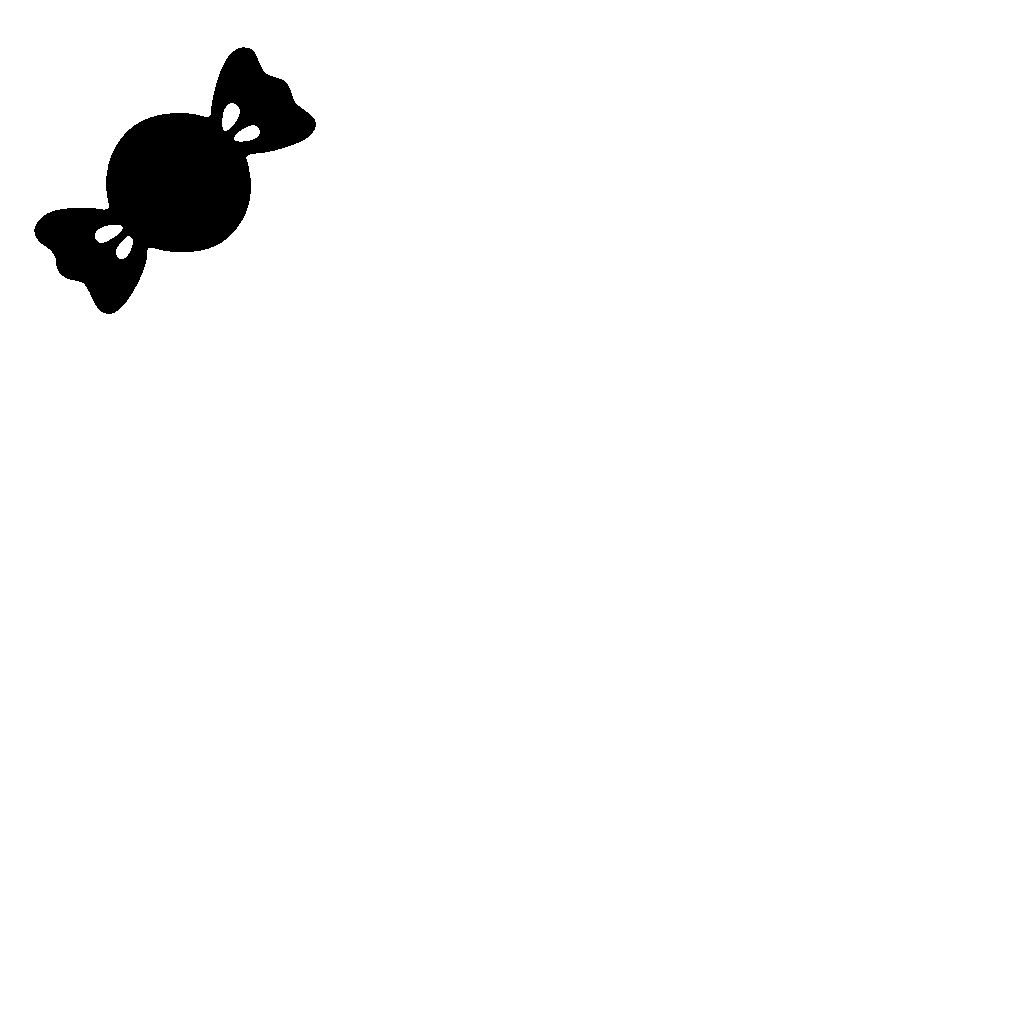
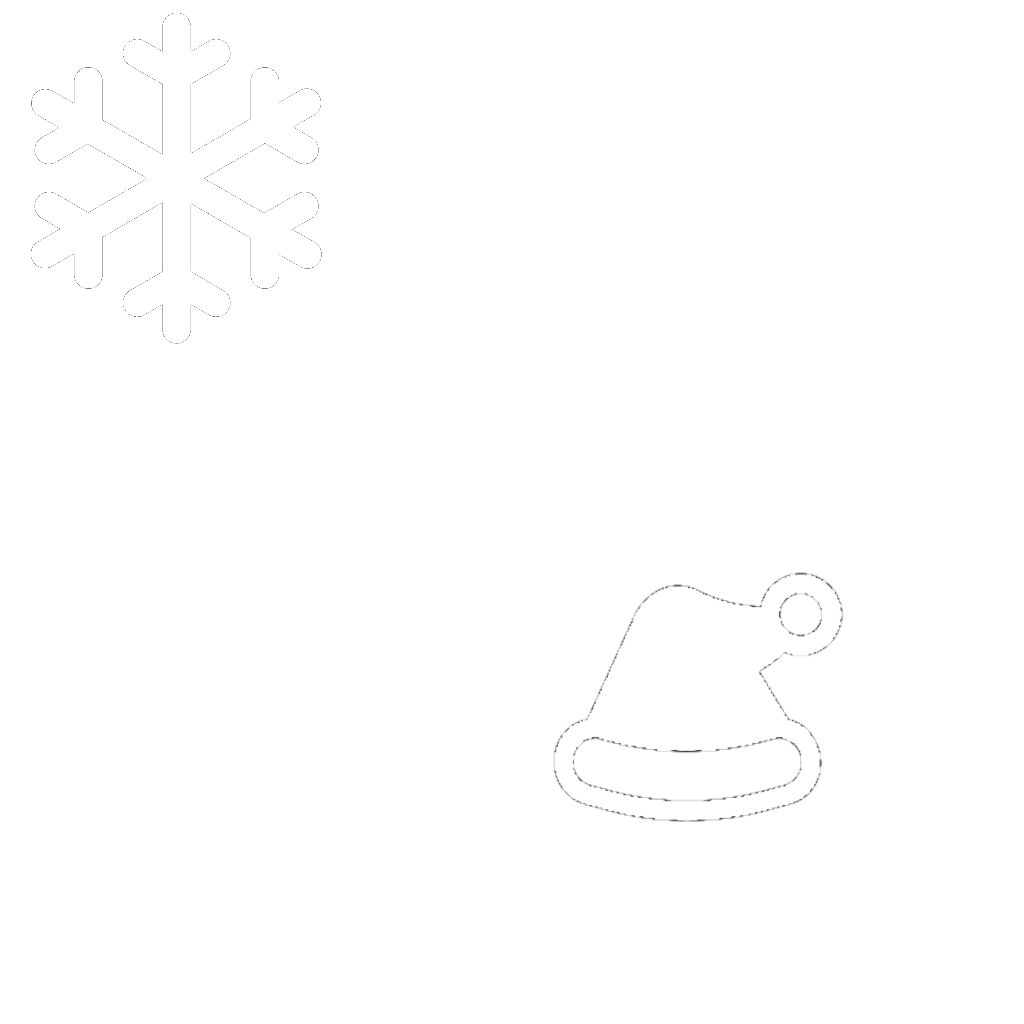
Revision of a layered w=1024, h=1024 image; what changed, layer by layer:
added group "TOP-LEFT Group copy" with 4 layers above "TOP-LEFT Group" over [553, 572, 844, 823]
added layer "TOP #4" in group "TOP-LEFT Group copy" over [553, 572, 844, 823]
removed layer "candy.png" from group "TOP-LEFT Group" over [34, 47, 316, 314]
added layer "Pasted Layer" in group "TOP-LEFT Group" over [31, 12, 322, 344]
hid "TOP-LEFT", painted on it over [37, 14, 322, 343]
